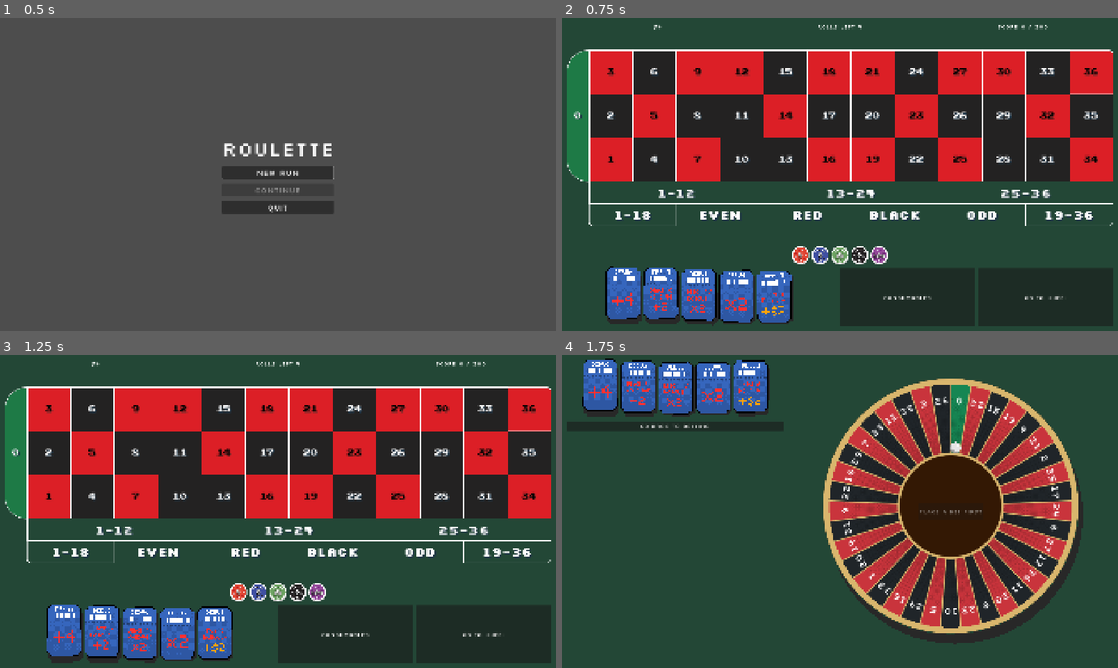
Above: before the commit, frames 1-4 (two rows, left to right).
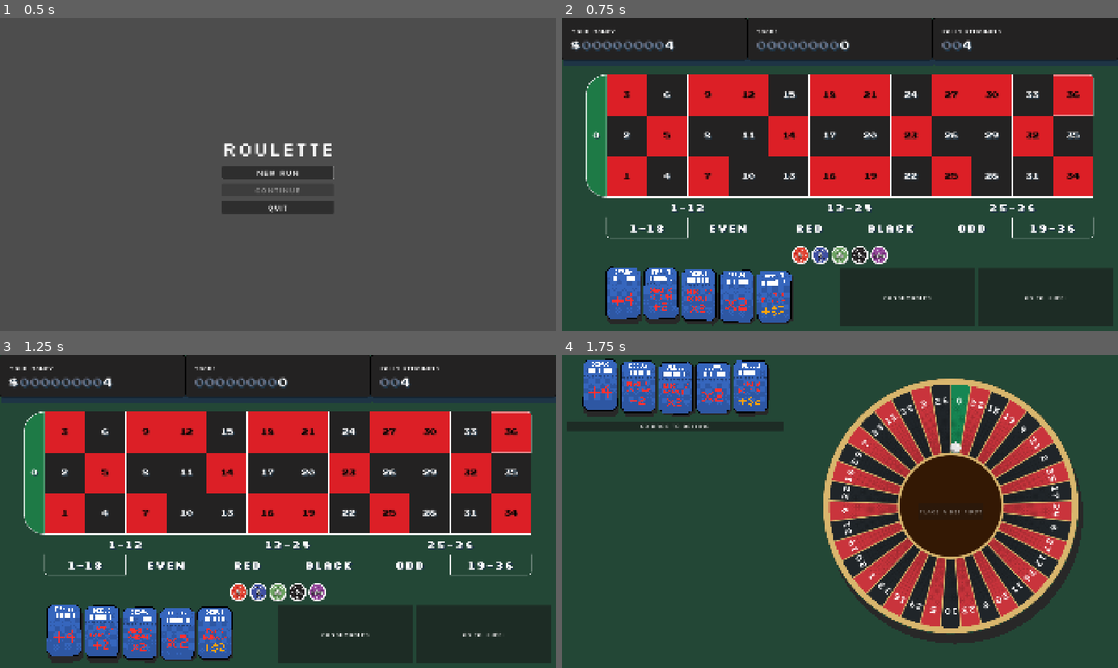
Above: after the commit, the same moments.

Repository: ross-ca/roulette-wheel
Game: Godot game, scene res://scenes/main_menu/main_menu.tscn
Same seed, same stepped clock (60 frames per second), same inputs: the game is played once before the commit and once after it.
Inputs:
- Up to frame 1 (0.5 s): no input
- Up to frame 2 (0.75 s): click "New run" at 0.5 s
- Up to frame 3 (1.25 s): no input
- Up to frame 4 (1.75 s): click "Go to wheel" at 1.25 s

Frame 1 is identical in both runs. In frame 2, 41% of the frame differs, in the area x 0-100%, y 0-71%; in frame 3, 41%; in frame 4, nothing differs.

Commit message:
feat: add stat displays

Diff:
--- a/scenes/bet_table/bet_table.gd
+++ b/scenes/bet_table/bet_table.gd
@@ -27,6 +27,11 @@
 @export_range(0.2, 1.0, 0.05) var outside_row_height := 0.5:
 	set(value):
 		outside_row_height = value
+		queue_sort()
+## How much of the largest grid that fits to actually use, so the table leaves some space around it.
+@export_range(0.5, 1.0, 0.05) var fill := 1.0:
+	set(value):
+		fill = value
 		queue_sort()
 
 var _spots := {} # Bet.key() -> BetSpot
@@ -148,7 +153,7 @@
 	var across := COLUMNS + ZERO_COLUMN_WIDTH # zero's column plus the numbers
 	var down := NUMBER_ROWS + 2 * outside_row_height
 	var tile := minf(size.x / (across + (COLUMNS + 2) * line_ratio),
-			size.y / (down + (NUMBER_ROWS + 3) * line_ratio))
+			size.y / (down + (NUMBER_ROWS + 3) * line_ratio)) * fill
 	var line := tile * line_ratio
 	_line = line
 	var grid_size := Vector2(across * tile + (COLUMNS + 2) * line,
--- a/scenes/betting_view/betting_view.gd
+++ b/scenes/betting_view/betting_view.gd
@@ -1,6 +1,6 @@
 class_name BettingView
 extends Control
-## The play phase's betting screen: round info along the top, the table, the chips to drag onto it,
+## The play phase's betting screen: money, score and rolls along the top, the table, the chips to drag onto it,
 ## and the tickets, consumables and the way to the wheel along the bottom. Display only: it reports
 ## what the player does through its signals, and play.gd decides what happens.
 
@@ -13,9 +13,9 @@
 ## Where the shared ticket strip sits while this view is showing. play.gd moves it there.
 @onready var ticket_slot: Control = %TicketSlot
 
-@onready var _money_label: Label = %MoneyLabel
-@onready var _spins_label: Label = %SpinsLabel
-@onready var _score_label: Label = %ScoreLabel
+@onready var _money: StatDisplay = %MoneyDisplay
+@onready var _rolls: StatDisplay = %RollsDisplay
+@onready var _score: StatDisplay = %ScoreDisplay
 @onready var _table: BetTable = %Table
 @onready var _chips: HBoxContainer = %Chips
 
@@ -29,11 +29,11 @@
 	wheel_requested.emit()
 
 
-func show_round(run: RunState, step: RoundStep) -> void:
+func show_round(run: RunState, _step: RoundStep) -> void:
 	var progress := run.current_round
-	_money_label.text = "$%d" % run.money
-	_spins_label.text = "Rolls left %d" % progress.spins_left
-	_score_label.text = "Score %d / %d" % [progress.score, step.target_score]
+	_money.value = run.money
+	_rolls.value = progress.spins_left
+	_score.value = progress.score
 
 
 ## Colours the table's number tiles by their pockets' colours.
--- a/scenes/betting_view/betting_view.tscn
+++ b/scenes/betting_view/betting_view.tscn
@@ -4,6 +4,7 @@
 [ext_resource type="FontFile" uid="uid://bjqcqudoiecha" path="res://assets/fonts/Silkscreen-Regular.ttf" id="2_font"]
 [ext_resource type="Script" uid="uid://d2st3ptq8dlys" path="res://scenes/bet_table/bet_table.gd" id="3_table"]
 [ext_resource type="Resource" uid="uid://desc1cj401ifv" path="res://scenes/bet_table/table_style.tres" id="4_style"]
+[ext_resource type="PackedScene" path="res://scenes/stat_display/stat_display.tscn" id="5_stat"]
 
 [sub_resource type="Theme" id="Theme_view"]
 default_font = ExtResource("2_font")
@@ -20,7 +21,7 @@
 theme = SubResource("Theme_view")
 script = ExtResource("1_script")
 
-[node name="Margin" type="MarginContainer" parent="." unique_id=105156921]
+[node name="Rows" type="VBoxContainer" parent="." unique_id=1193481416]
 layout_mode = 1
 anchors_preset = 15
 anchor_right = 1.0
@@ -28,81 +29,89 @@
 grow_horizontal = 2
 grow_vertical = 2
 mouse_filter = 2
+theme_override_constants/separation = 0
+
+[node name="TopBar" type="HBoxContainer" parent="Rows" unique_id=1073330374]
+layout_mode = 2
+mouse_filter = 2
+theme_override_constants/separation = 0
+
+[node name="MoneyDisplay" parent="Rows/TopBar" unique_id=76829617 instance=ExtResource("5_stat")]
+unique_name_in_owner = true
+layout_mode = 2
+size_flags_horizontal = 3
+title = "Your money"
+prefix = "$"
+digits = 9
+
+[node name="ScoreDisplay" parent="Rows/TopBar" unique_id=703984411 instance=ExtResource("5_stat")]
+unique_name_in_owner = true
+layout_mode = 2
+size_flags_horizontal = 3
+title = "Score"
+digits = 9
+
+[node name="RollsDisplay" parent="Rows/TopBar" unique_id=363413181 instance=ExtResource("5_stat")]
+unique_name_in_owner = true
+layout_mode = 2
+size_flags_horizontal = 3
+title = "Rolls remaining"
+
+[node name="Margin" type="MarginContainer" parent="Rows" unique_id=105156921]
+layout_mode = 2
+size_flags_vertical = 3
+mouse_filter = 2
 theme_override_constants/margin_left = 16
-theme_override_constants/margin_top = 16
+theme_override_constants/margin_top = 36
 theme_override_constants/margin_right = 16
 theme_override_constants/margin_bottom = 16
 
-[node name="Rows" type="VBoxContainer" parent="Margin" unique_id=1193481416]
+[node name="Body" type="VBoxContainer" parent="Rows/Margin" unique_id=633205896]
 layout_mode = 2
 mouse_filter = 2
 theme_override_constants/separation = 12
 
-[node name="TopBar" type="HBoxContainer" parent="Margin/Rows" unique_id=1073330374]
-layout_mode = 2
-mouse_filter = 2
-
-[node name="MoneyLabel" type="Label" parent="Margin/Rows/TopBar" unique_id=1047462050]
-unique_name_in_owner = true
-layout_mode = 2
-size_flags_horizontal = 3
-text = "$0"
-horizontal_alignment = 1
-
-[node name="SpinsLabel" type="Label" parent="Margin/Rows/TopBar" unique_id=82926691]
-unique_name_in_owner = true
-layout_mode = 2
-size_flags_horizontal = 3
-text = "Rolls left 0"
-horizontal_alignment = 1
-
-[node name="ScoreLabel" type="Label" parent="Margin/Rows/TopBar" unique_id=681342774]
-unique_name_in_owner = true
-layout_mode = 2
-size_flags_horizontal = 3
-text = "Score 0 / 0"
-horizontal_alignment = 1
-
-[node name="Table" type="Container" parent="Margin/Rows" unique_id=1459938205]
+[node name="Table" type="Container" parent="Rows/Margin/Body" unique_id=1459938205]
 unique_name_in_owner = true
 layout_mode = 2
 size_flags_vertical = 3
 script = ExtResource("3_table")
 style = ExtResource("4_style")
+fill = 0.95
 
-[node name="Chips" type="HBoxContainer" parent="Margin/Rows" unique_id=187652771]
+[node name="Chips" type="HBoxContainer" parent="Rows/Margin/Body" unique_id=187652771]
 unique_name_in_owner = true
 custom_minimum_size = Vector2(0, 64)
 layout_mode = 2
 mouse_filter = 2
 alignment = 1
 
-[node name="Bottom" type="HBoxContainer" parent="Margin/Rows" unique_id=1316435993]
+[node name="Bottom" type="HBoxContainer" parent="Rows/Margin/Body" unique_id=1316435993]
 custom_minimum_size = Vector2(0, 200)
 layout_mode = 2
 mouse_filter = 2
 theme_override_constants/separation = 12
 
-[node name="TicketSlot" type="Control" parent="Margin/Rows/Bottom" unique_id=1833676926]
+[node name="TicketSlot" type="Control" parent="Rows/Margin/Body/Bottom" unique_id=1833676926]
 unique_name_in_owner = true
 layout_mode = 2
 size_flags_horizontal = 3
 size_flags_stretch_ratio = 2.0
 mouse_filter = 2
 
-[node name="Bowl" type="PanelContainer" parent="Margin/Rows/Bottom" unique_id=694186356]
+[node name="Bowl" type="PanelContainer" parent="Rows/Margin/Body/Bottom" unique_id=694186356]
 layout_mode = 2
 size_flags_horizontal = 3
 
-[node name="Label" type="Label" parent="Margin/Rows/Bottom/Bowl" unique_id=1069860572]
+[node name="Label" type="Label" parent="Rows/Margin/Body/Bottom/Bowl" unique_id=1069860572]
 layout_mode = 2
 text = "Consumables"
 horizontal_alignment = 1
 vertical_alignment = 1
 
-[node name="WheelButton" type="Button" parent="Margin/Rows/Bottom" unique_id=1605460053]
+[node name="WheelButton" type="Button" parent="Rows/Margin/Body/Bottom" unique_id=1605460053]
 layout_mode = 2
 size_flags_horizontal = 3
 text = "Go to wheel"
 
-[connection signal="pressed" from="Margin/Rows/Bottom/WheelButton" to="." method="_on_wheel_button_pressed"]
+[connection signal="pressed" from="Rows/Margin/Body/Bottom/WheelButton" to="." method="_on_wheel_button_pressed"]
--- /dev/null
+++ b/scenes/stat_display/stat_display.gd
@@ -0,0 +1,40 @@
+@tool
+class_name StatDisplay
+extends PanelContainer
+## A boxed readout, like the money, rolls and score along the top of the betting view: a small
+## title above a big number padded with leading zeros to `digits` wide. The zeros and the number
+## are separate labels so they can be styled apart; the looks live in stat_display.tscn.
+
+@export var title := "Title":
+	set(text):
+		title = text
+		_refresh()
+## Shown before the number and its zeros, styled like the number, such as "$" for money.
+@export var prefix := "":
+	set(text):
+		prefix = text
+		_refresh()
+## How many digits the number is padded to with leading zeros. Longer numbers show in full.
+@export_range(1, 12) var digits := 3:
+	set(count):
+		digits = count
+		_refresh()
+@export var value := 0:
+	set(number):
+		value = number
+		_refresh()
+
+
+func _ready() -> void:
+	_refresh()
+
+
+func _refresh() -> void:
+	if not is_node_ready():
+		return
+	var number := str(value)
+	$Rows/Title.text = title
+	$Rows/Value/Prefix.text = prefix
+	$Rows/Value/Prefix.visible = not prefix.is_empty()
+	$Rows/Value/Zeros.text = "0".repeat(maxi(digits - number.length(), 0))
+	$Rows/Value/Number.text = number
--- /dev/null
+++ b/scenes/stat_display/stat_display.tscn
@@ -0,0 +1,78 @@
+[gd_scene format=3]
+
+[ext_resource type="Script" path="res://scenes/stat_display/stat_display.gd" id="1_script"]
+[ext_resource type="FontFile" uid="uid://bjqcqudoiecha" path="res://assets/fonts/Silkscreen-Regular.ttf" id="2_title_font"]
+[ext_resource type="FontFile" uid="uid://ddxplyyts7k4" path="res://assets/fonts/PressStart2P-Regular.ttf" id="3_value_font"]
+
+[sub_resource type="StyleBoxFlat" id="StyleBoxFlat_box"]
+content_margin_left = 32.0
+content_margin_top = 32.0
+content_margin_right = 32.0
+content_margin_bottom = 32.0
+bg_color = Color(0.13725491, 0.13333334, 0.13333334, 1)
+border_width_left = 1
+border_width_top = 1
+border_width_right = 1
+border_width_bottom = 1
+border_color = Color(0, 0, 0, 1)
+corner_radius_top_left = 8
+corner_radius_top_right = 8
+corner_radius_bottom_right = 8
+corner_radius_bottom_left = 8
+shadow_color = Color(0.11764706, 0.20392157, 0.27058825, 1)
+shadow_size = 1
+shadow_offset = Vector2(4, 20)
+
+[sub_resource type="LabelSettings" id="LabelSettings_title"]
+font = ExtResource("2_title_font")
+font_size = 20
+
+[sub_resource type="LabelSettings" id="LabelSettings_zeros"]
+font = ExtResource("3_value_font")
+font_size = 36
+font_color = Color(0.8117647, 0.8509804, 1, 0.4)
+shadow_size = 0
+shadow_color = Color(0.11764706, 0.20392157, 0.27058825, 1)
+shadow_offset = Vector2(4, 4)
+
+[sub_resource type="LabelSettings" id="LabelSettings_number"]
+font = ExtResource("3_value_font")
+font_size = 36
+shadow_size = 0
+shadow_color = Color(0.11764706, 0.20392157, 0.27058825, 1)
+shadow_offset = Vector2(4, 4)
+
+[node name="StatDisplay" type="PanelContainer"]
+mouse_filter = 2
+theme_override_styles/panel = SubResource("StyleBoxFlat_box")
+script = ExtResource("1_script")
+
+[node name="Rows" type="VBoxContainer" parent="."]
+layout_mode = 2
+mouse_filter = 2
+theme_override_constants/separation = 20
+
+[node name="Title" type="Label" parent="Rows"]
+layout_mode = 2
+text = "Title"
+label_settings = SubResource("LabelSettings_title")
+
+[node name="Value" type="HBoxContainer" parent="Rows"]
+layout_mode = 2
+mouse_filter = 2
+theme_override_constants/separation = 0
+
+[node name="Prefix" type="Label" parent="Rows/Value"]
+visible = false
+layout_mode = 2
+label_settings = SubResource("LabelSettings_number")
+
+[node name="Zeros" type="Label" parent="Rows/Value"]
+layout_mode = 2
+text = "00"
+label_settings = SubResource("LabelSettings_zeros")
+
+[node name="Number" type="Label" parent="Rows/Value"]
+layout_mode = 2
+text = "0"
+label_settings = SubResource("LabelSettings_number")
Not shown, added: scenes/stat_display/stat_display.gd.uid
Not shown, changed: CLAUDE.md
Not shown, changed: docs/architecture.md
